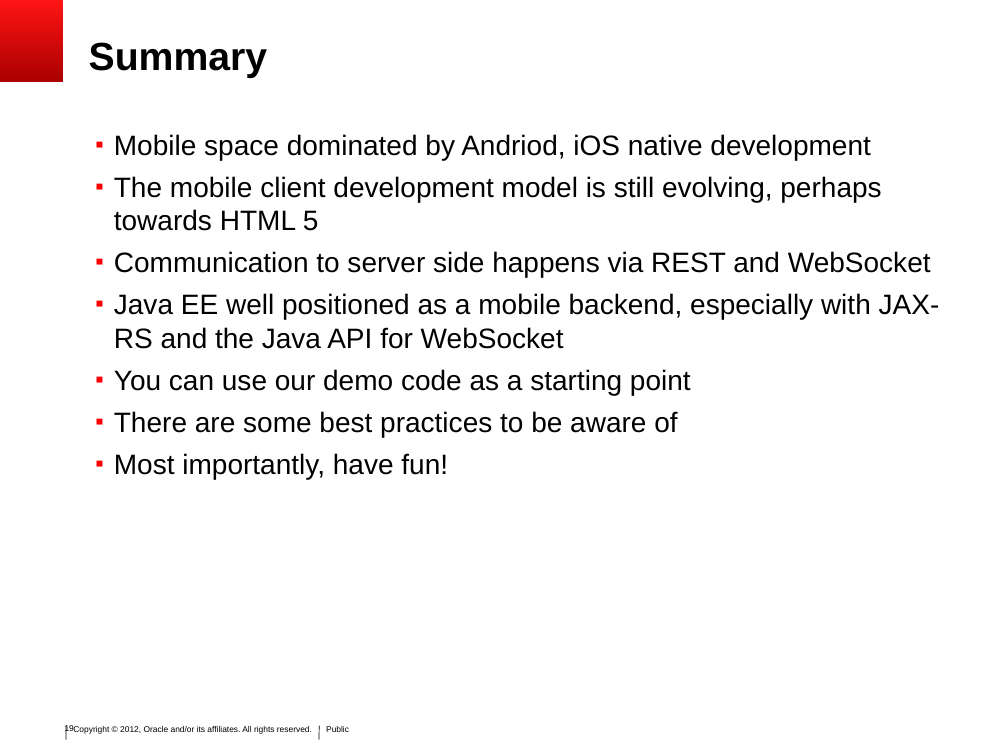
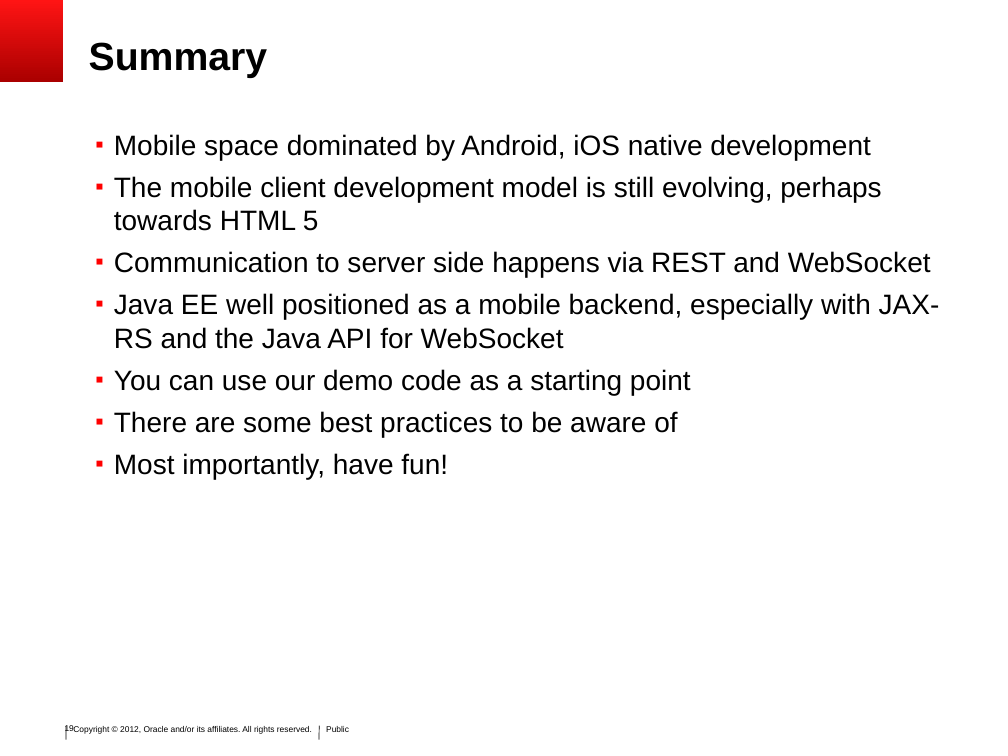
Before and after one commit to SoryBalde/javaee-mobile, a slide deck: slide 19 of javaee_mobile.ppt. Drawn at 1008x756 pixels with LibreOffice and Linux fonts; fonts in the diff are those of the drawing; background and template pictures are left out. Boxes give left, top, right and bottom in pixels: in the first picture for what was removed or moved away, otherwise in the second. Text is boxed around its words. In the diff, an @@ line names an element or a change of style, - is before the commit and + after.

```diff
--- a/javaee_mobile.ppt
+++ b/javaee_mobile.ppt
@@ text at (x1=114, y1=134, x2=870, y2=160): text changed @@
-▪ Mobile space dominated by Andriod, iOS native development
+▪ Mobile space dominated by Android, iOS native development
```
Also in this commit, not shown: 1 other slide changed, 3 other files.
